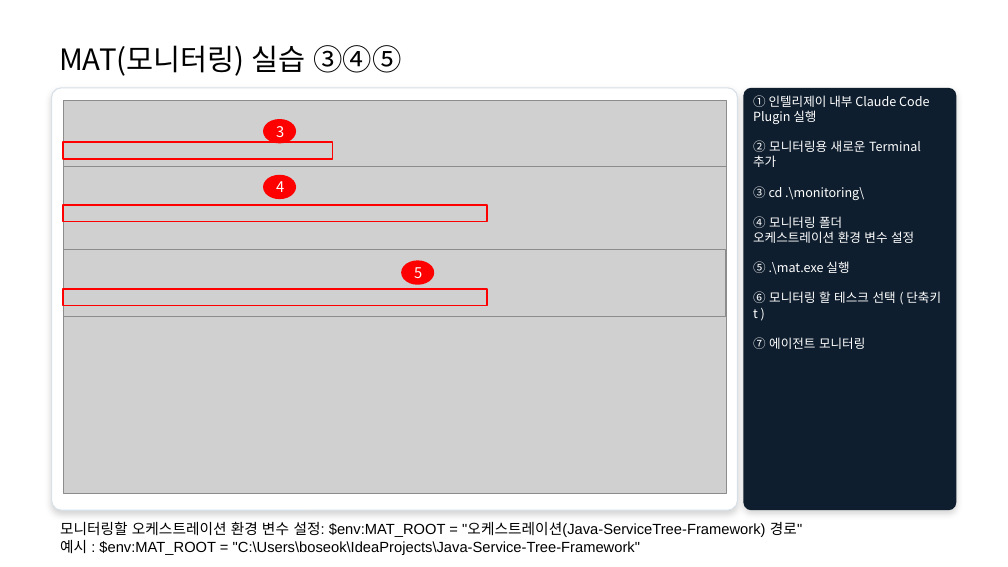
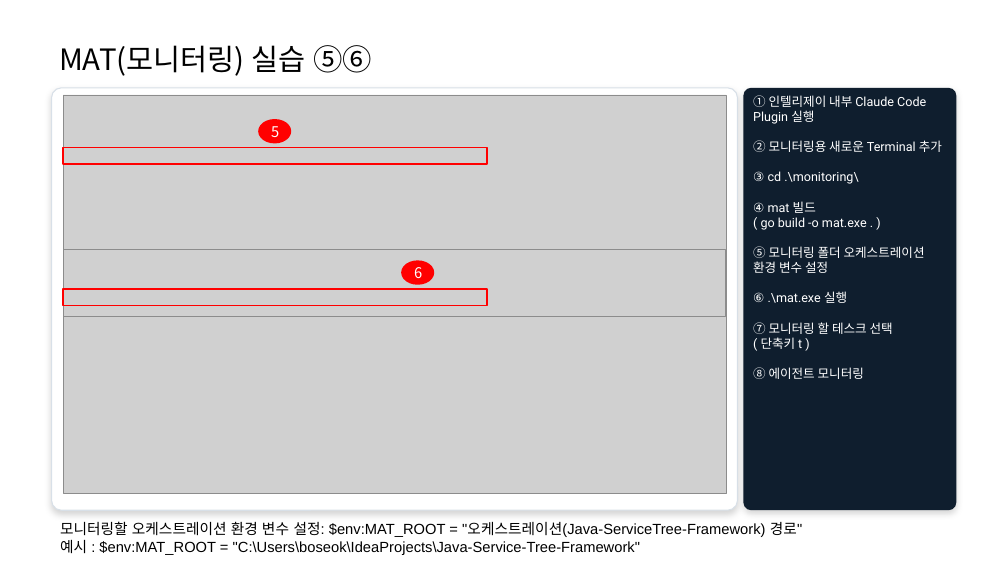
Before and after one commit to 313DEVGRP/Java-Service-Tree-Framework, a slide deck: slide 56 of Multi_Sub_Agent_USE_Manual_v1.0.pptx (slide 52 before the commit). Drawn at 1008x567 pixels with LibreOffice and Linux fonts; fonts in the diff are those of the drawing; grey boxes stand for pictures. Boxes give left, top, right and bottom in pixels: in the first picture for what was removed or moved away, otherwise in the second. Text is boxed around its words. In the diff, an @@ line names an element or a change of style, - is before the commit and + after.

```diff
--- a/Multi_Sub_Agent_USE_Manual_v1.0.pptx
+++ b/Multi_Sub_Agent_USE_Manual_v1.0.pptx
@@ text at <box>59,45,372,76</box>: text changed @@
-MAT(모니터링) 실습 ③④⑤
+MAT(모니터링) 실습 ⑤⑥
@@ picture: place and size @@
-picture at <box>63,166,726,494</box>
+picture at <box>63,95,726,494</box>
@@ picture removed at <box>63,101,726,492</box> @@
@@ text in rounded rectangle at <box>753,95,942,184</box>: font Noto Sans CJK KR to Roboto in "① 인텔리제이 내부 Claude Code Plugin 실행", "② 모니터링용 새로운 Terminal 추가", "③ cd .\monitoring\" @@
@@ rectangle: place and size @@
-rectangle at <box>63,205,487,222</box>
+rectangle at <box>63,147,487,164</box>
@@ rectangle removed at <box>63,142,333,160</box> @@
@@ ellipse "5": place and size @@
-ellipse "5" at <box>264,176,295,198</box>
+ellipse "5" at <box>259,120,290,142</box>
@@ ellipse removed at <box>264,120,295,142</box> @@
-3
@@ text in ellipse at <box>271,126,279,137</box>: text changed @@
-4
+5
@@ text in rounded rectangle at <box>753,201,925,379</box>: text changed; font Noto Sans CJK KR to Roboto @@
-④ 모니터링 폴더 오케스트레이션 환경 변수 설정
-⑤ .\mat.exe 실행
-⑥ 모니터링 할 테스크 선택 ( 단축키 t )
-⑦ 에이전트 모니터링
+④ mat 빌드
+( go build -o mat.exe . )
+⑤ 모니터링 폴더 오케스트레이션 환경 변수 설정
+⑥ .\mat.exe 실행
+⑦ 모니터링 할 테스크 선택
+( 단축키 t )
+⑧ 에이전트 모니터링
@@ text in ellipse at <box>414,267,422,278</box>: text changed @@
-5
+6
```
Also in this commit, not shown: 6 other slides changed, 4 slides added.
